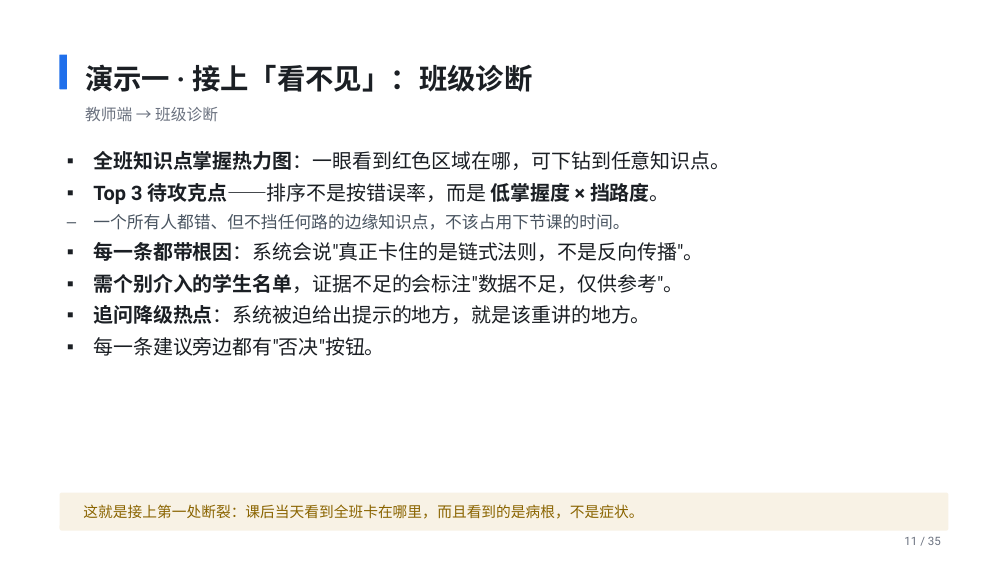
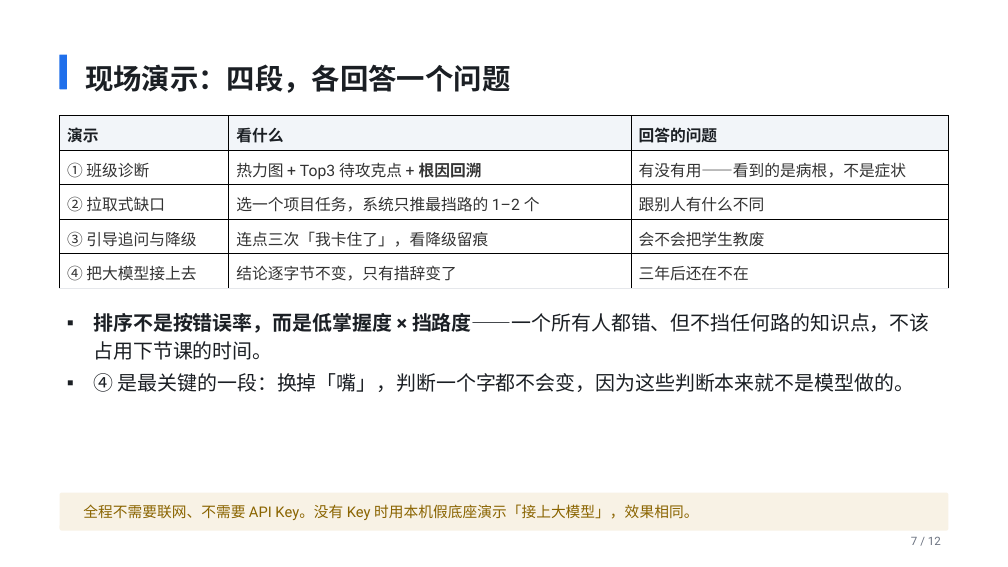
Before and after one commit to codesoldier99/AI_EDU, a slide deck: slide 7 of docs/slides/院长实验班AI教学系统_汇报.pptx (slide 11 before the commit). Drawn at 1008x567 pixels with LibreOffice and Linux fonts; fonts in the diff are those of the drawing. Boxes give left, top, right and bottom in pixels: in the first picture for what was removed or moved away, otherwise in the second. Text is boxed around its words. In the diff, an @@ line names an element or a change of style, - is before the commit and + after.

```diff
--- a/docs/slides/院长实验班AI教学系统_汇报.pptx
+++ b/docs/slides/院长实验班AI教学系统_汇报.pptx
@@ text at [85, 64, 510, 93]: text changed @@
-演示一 · 接上「看不见」：班级诊断
+现场演示：四段，各回答一个问题
@@ table added at [60, 116, 949, 285], 5 rows, 3 columns @@
+演示 | 看什么 | 回答的问题
+① 班级诊断 | 热力图 + Top3 待攻克点 + 根因回溯 | 有没有用——看到的是病根，不是症状
+② 拉取式缺口 | 选一个项目任务，系统只推最挡路的 1–2 个 | 跟别人有什么不同
+③ 引导追问与降级 | 连点三次「我卡住了」，看降级留痕 | 会不会把学生教废
+④ 把大模型接上去 | 结论逐字节不变，只有措辞变了 | 三年后还在不在
@@ text removed at [85, 107, 218, 121] @@
-教师端 → 班级诊断
@@ text at [93, 313, 930, 392]: text changed @@
-▪ 全班知识点掌握热力图：一眼看到红色区域在哪，可下钻到任意知识点。
-▪ Top 3 待攻克点——排序不是按错误率，而是 低掌握度 × 挡路度。
-  – 一个所有人都错、但不挡任何路的边缘知识点，不该占用下节课的时间。
-▪ 每一条都带根因：系统会说"真正卡住的是链式法则，不是反向传播"。
-▪ 需个别介入的学生名单，证据不足的会标注"数据不足，仅供参考"。
-▪ 追问降级热点：系统被迫给出提示的地方，就是该重讲的地方。
-▪ 每一条建议旁边都有"否决"按钮。
+▪ 排序不是按错误率，而是低掌握度 × 挡路度——一个所有人都错、但不挡任何路的知识点，不该占用下节课的时间。
+▪ ④ 是最关键的一段：换掉「嘴」，判断一个字都不会变，因为这些判断本来就不是模型做的。
@@ text at [83, 504, 698, 520]: text changed @@
-这就是接上第一处断裂：课后当天看到全班卡在哪里，而且看到的是病根，不是症状。
+全程不需要联网、不需要 API Key。没有 Key 时用本机假底座演示「接上大模型」，效果相同。
@@ text at [911, 536, 941, 545]: text changed @@
-11 / 35
+7 / 12
```
Also in this commit, not shown: 10 other slides changed, 1 slide added, 24 slides removed, 8 other files.
